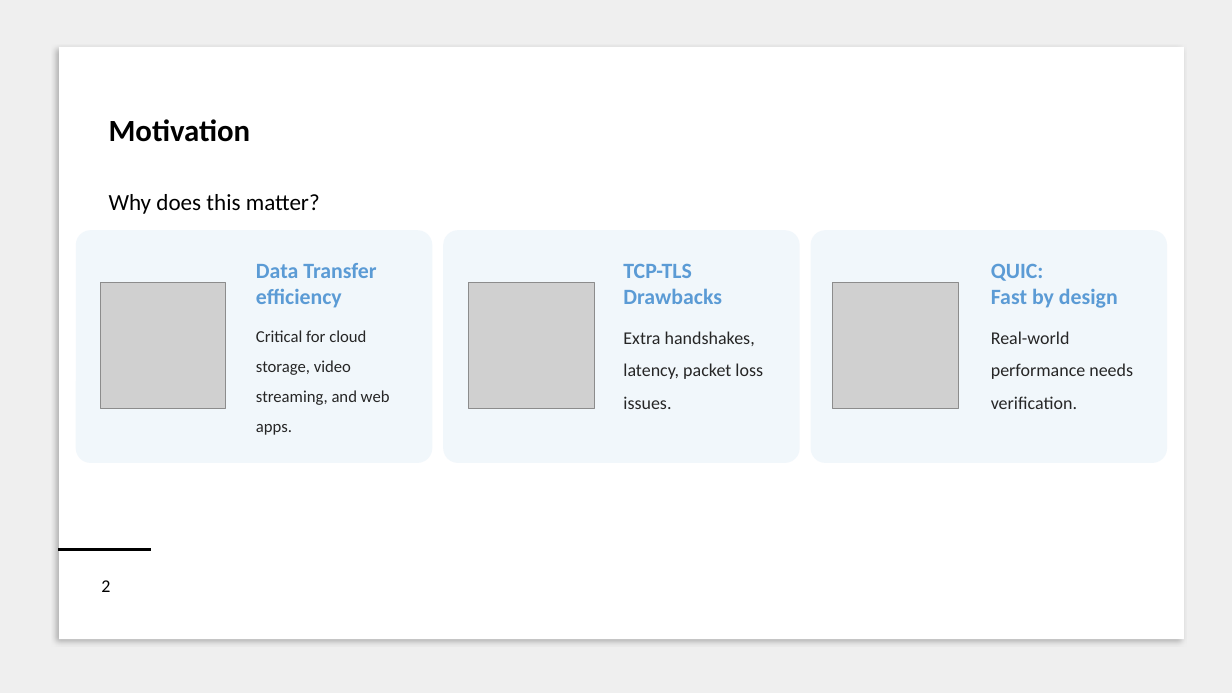
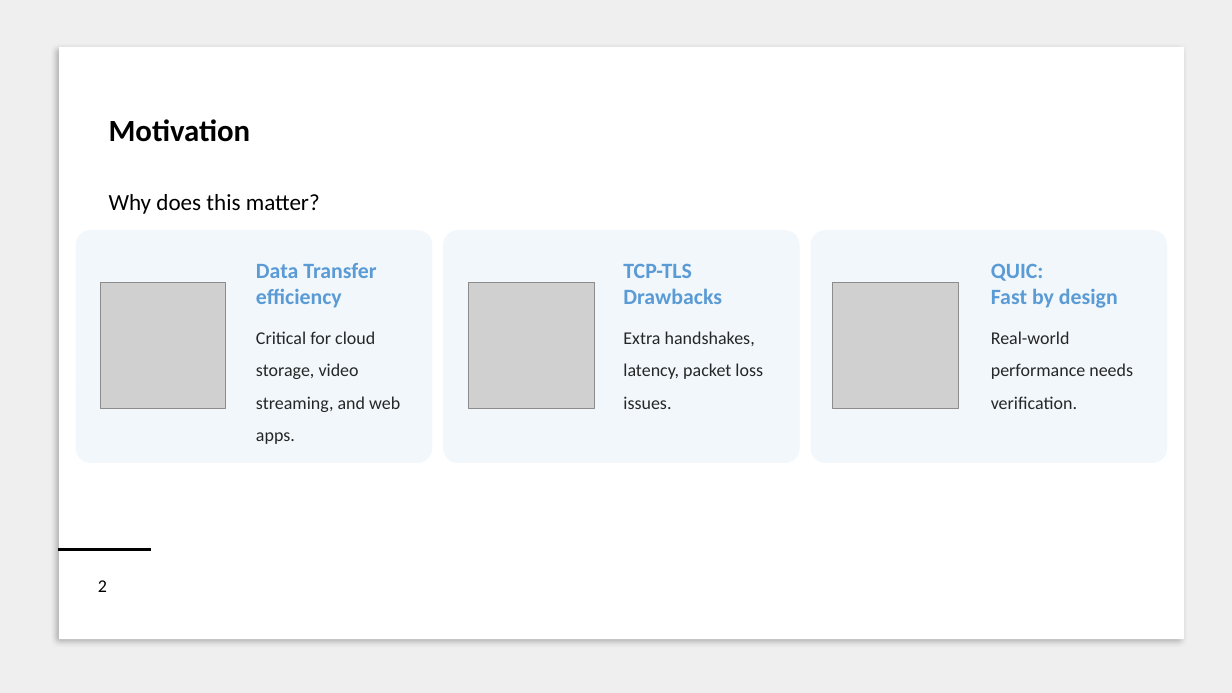
Before and after one commit to RicPu/NetworkSecurityProject, a slide deck: slide 2 of presentation/Presentation.pptx. Drawn at 1232x693 pixels with LibreOffice and Linux fonts; fonts in the diff are those of the drawing; grey boxes stand for pictures. Boxes give left, top, right and bottom in pixels: in the first picture for what was removed or moved away, otherwise in the second. Text is boxed around its words. In the diff, an @@ line names an element or a change of style, - is before the commit and + after.

```diff
--- a/presentation/Presentation.pptx
+++ b/presentation/Presentation.pptx
@@ text "Critical for cloud storage, video ..." at <box>256,331,400,444</box>: size 13 to 14 pt @@
```
Also in this commit, not shown: 2 other slides changed, 2 slides added, 1 slide removed.
